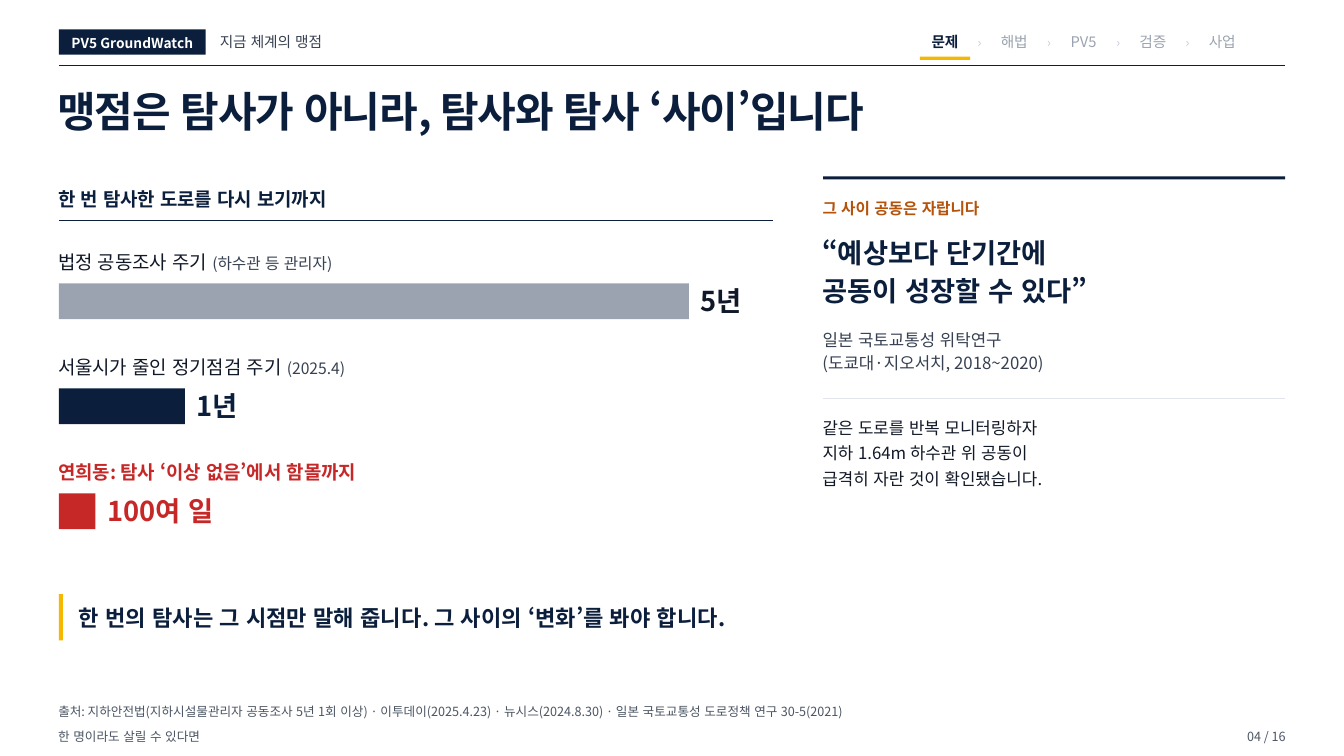
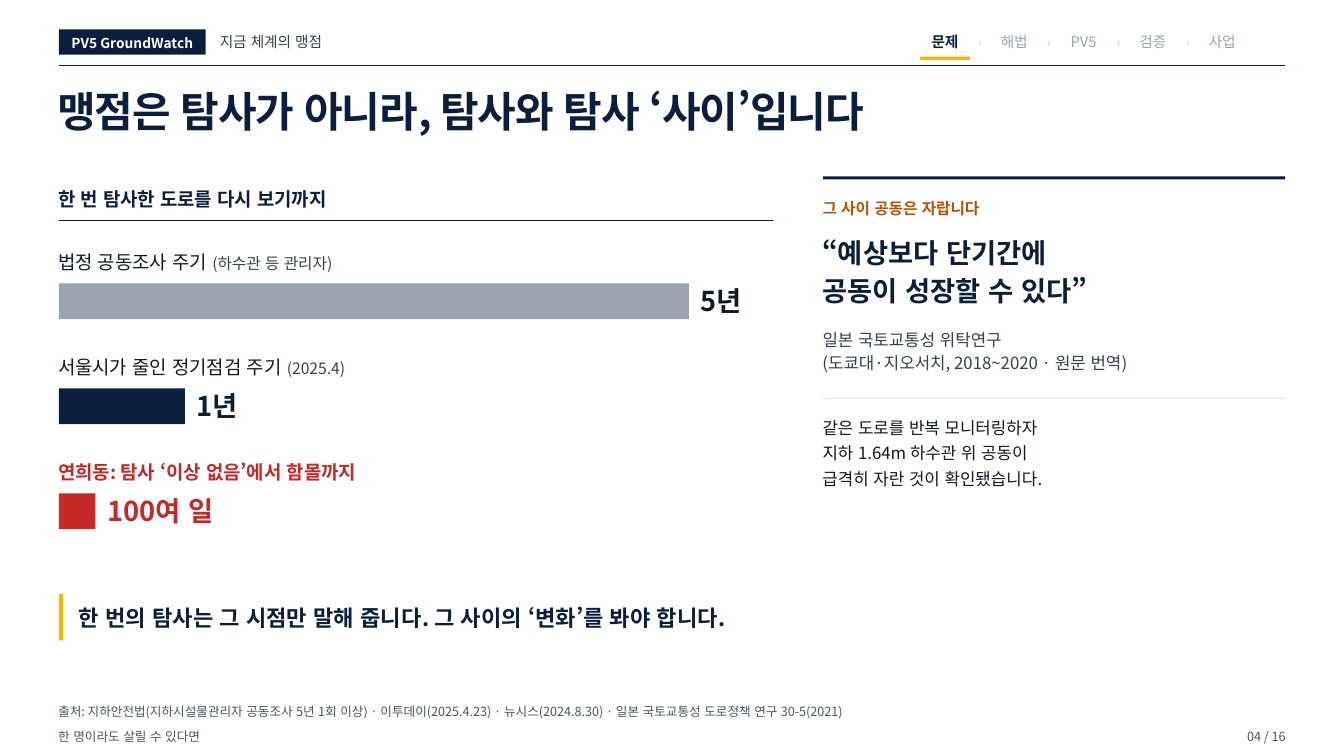
Before and after one commit to woojin-choe/pv5-hose-lab, a slide deck: slide 4 of ppt_all/PV5_GroundWatch_10_22.pptx. Drawn at 1344x756 pixels with LibreOffice and Linux fonts; fonts in the diff are those of the drawing. Boxes give left, top, right and bottom in pixels: in the first picture for what was removed or moved away, otherwise in the second. Text is boxed around its words. In the diff, an @@ line names an element or a change of style, - is before the commit and + after.

```diff
--- a/ppt_all/PV5_GroundWatch_10_22.pptx
+++ b/ppt_all/PV5_GroundWatch_10_22.pptx
@@ text at bbox=[822, 355, 1128, 372]: text changed @@
-(도쿄대·지오서치, 2018~2020)
+(도쿄대·지오서치, 2018~2020 · 원문 번역)
```
Also in this commit, not shown: 8 other slides changed, 27 other files.
